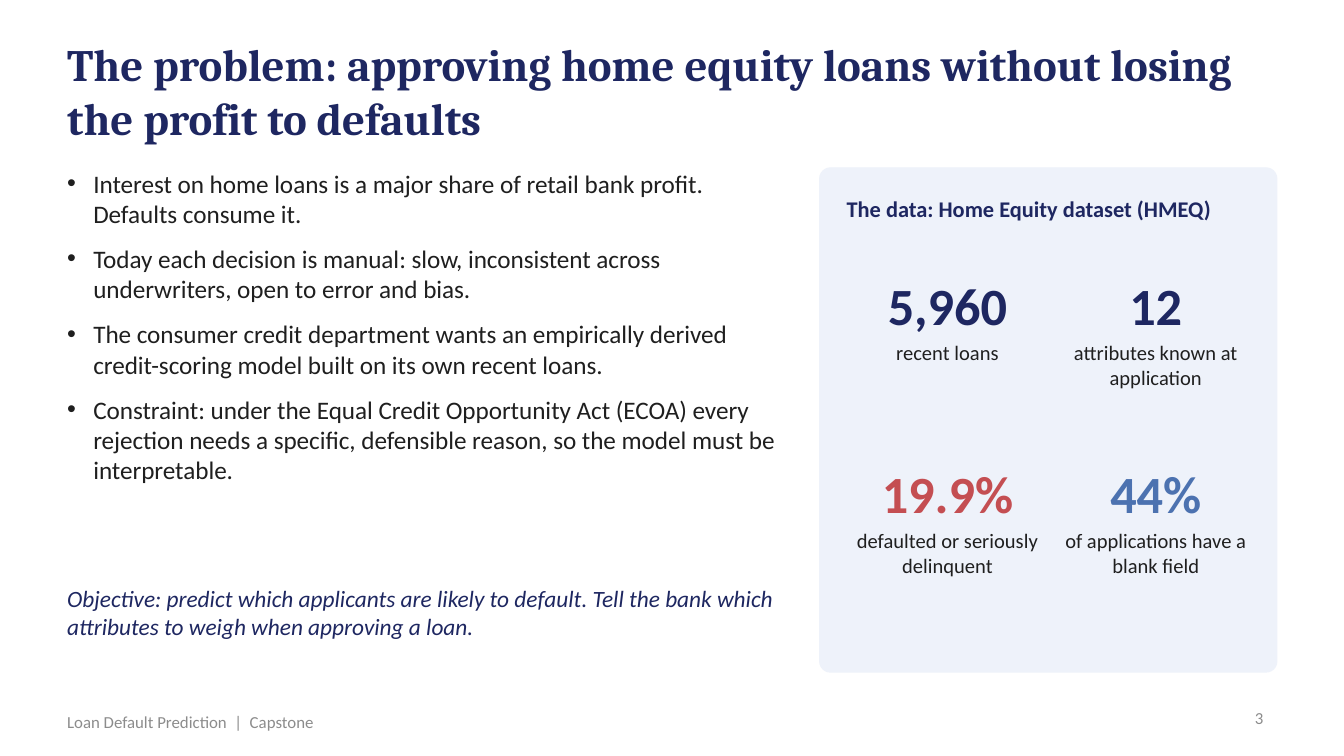
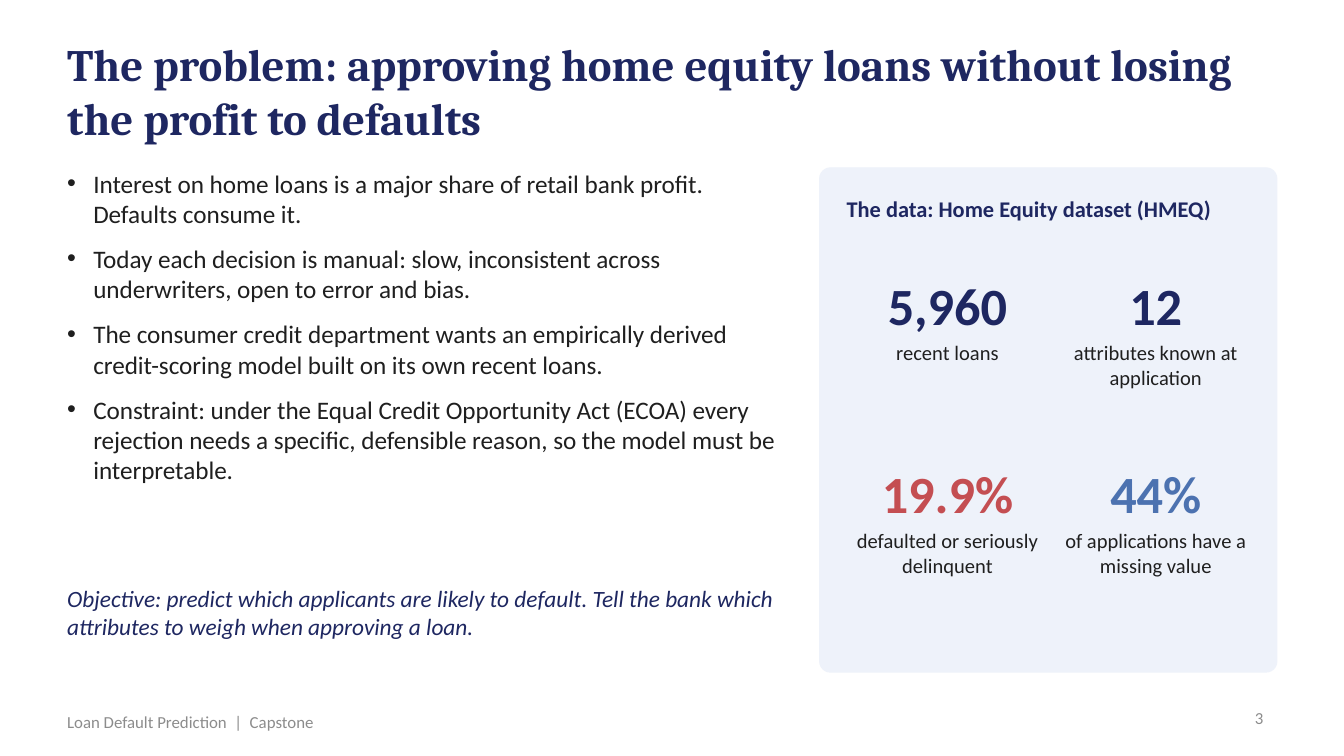
Before and after one commit to shubham1891/Personal-code, a slide deck: slide 3 of presentation/Loan_Default_Prediction_Presentation.pptx. Drawn at 1344x756 pixels with LibreOffice and Linux fonts; fonts in the diff are those of the drawing. Boxes give left, top, right and bottom in pixels: in the first picture for what was removed or moved away, otherwise in the second. Text is boxed around its words. In the diff, an @@ line names an element or a change of style, - is before the commit and + after.

```diff
--- a/presentation/Loan_Default_Prediction_Presentation.pptx
+++ b/presentation/Loan_Default_Prediction_Presentation.pptx
@@ text at [1065,533,1246,577]: text changed @@
-of applications have a blank field
+of applications have a missing value
```
Also in this commit, not shown: 9 other slides changed, 7 other files.
